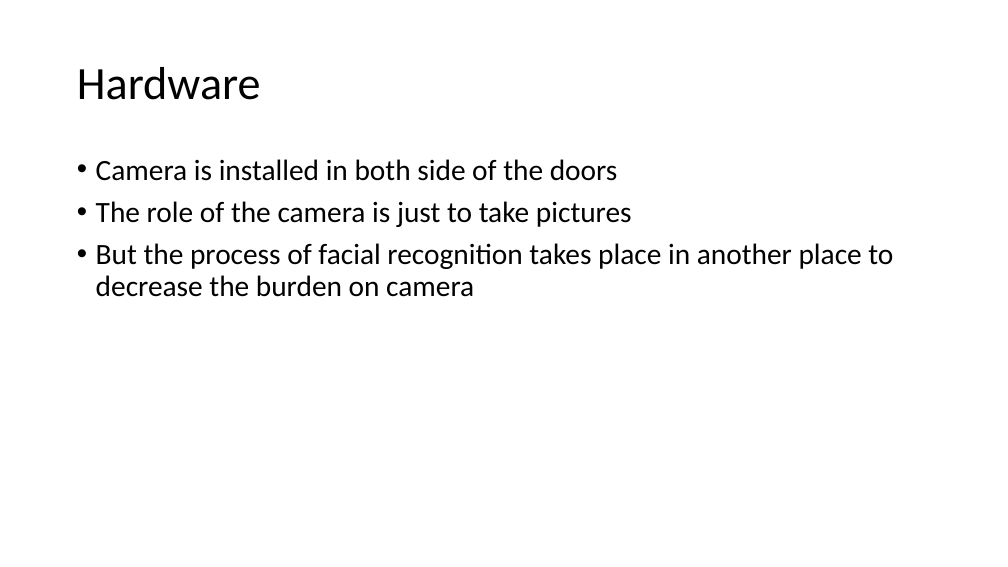
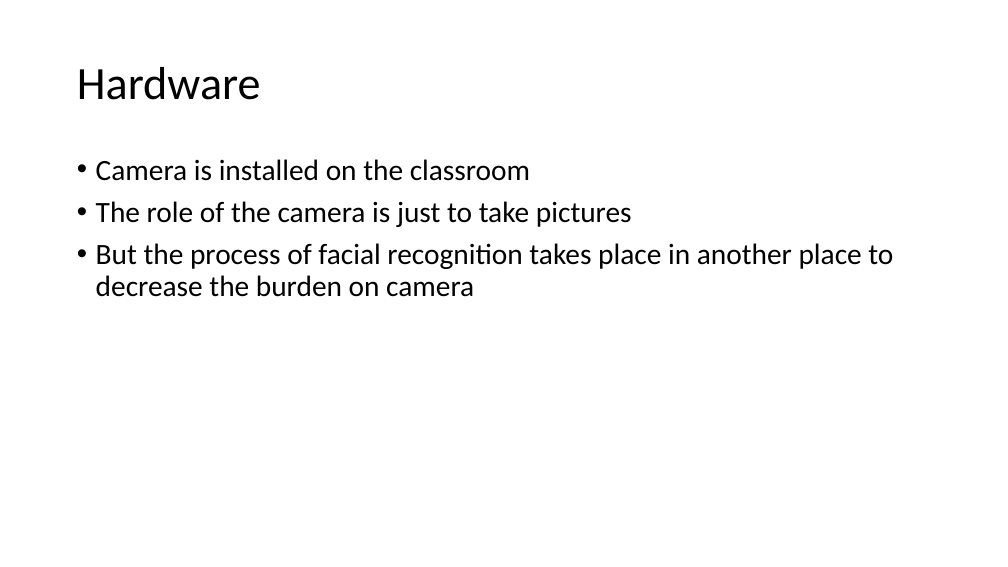
Before and after one commit to Chandru-crypted/Attendance_system_using_facial_recognition, a slide deck: slide 9 of Problem statement.pptx. Drawn at 1008x567 pixels with LibreOffice and Linux fonts; fonts in the diff are those of the drawing. Boxes give left, top, right and bottom in pixels: in the first picture for what was removed or moved away, otherwise in the second. Text is boxed around its words. In the diff, an @@ line names an element or a change of style, - is before the commit and + after.

```diff
--- a/Problem statement.pptx
+++ b/Problem statement.pptx
@@ text at [96,159,530,181]: text changed @@
-• Camera is installed in both side of the doors
+• Camera is installed on the classroom
```
Also in this commit, not shown: 1 other slide changed.
